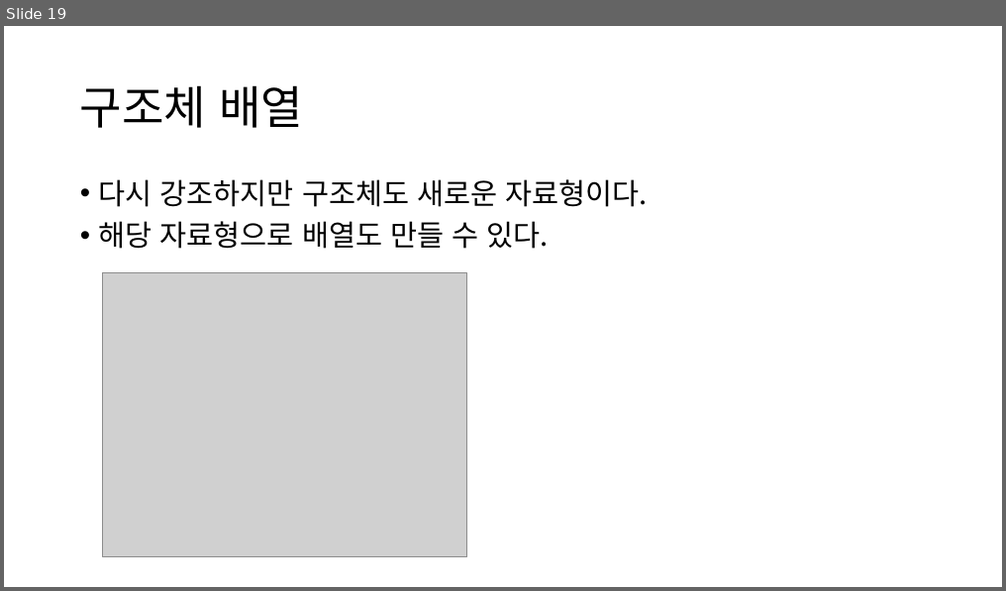
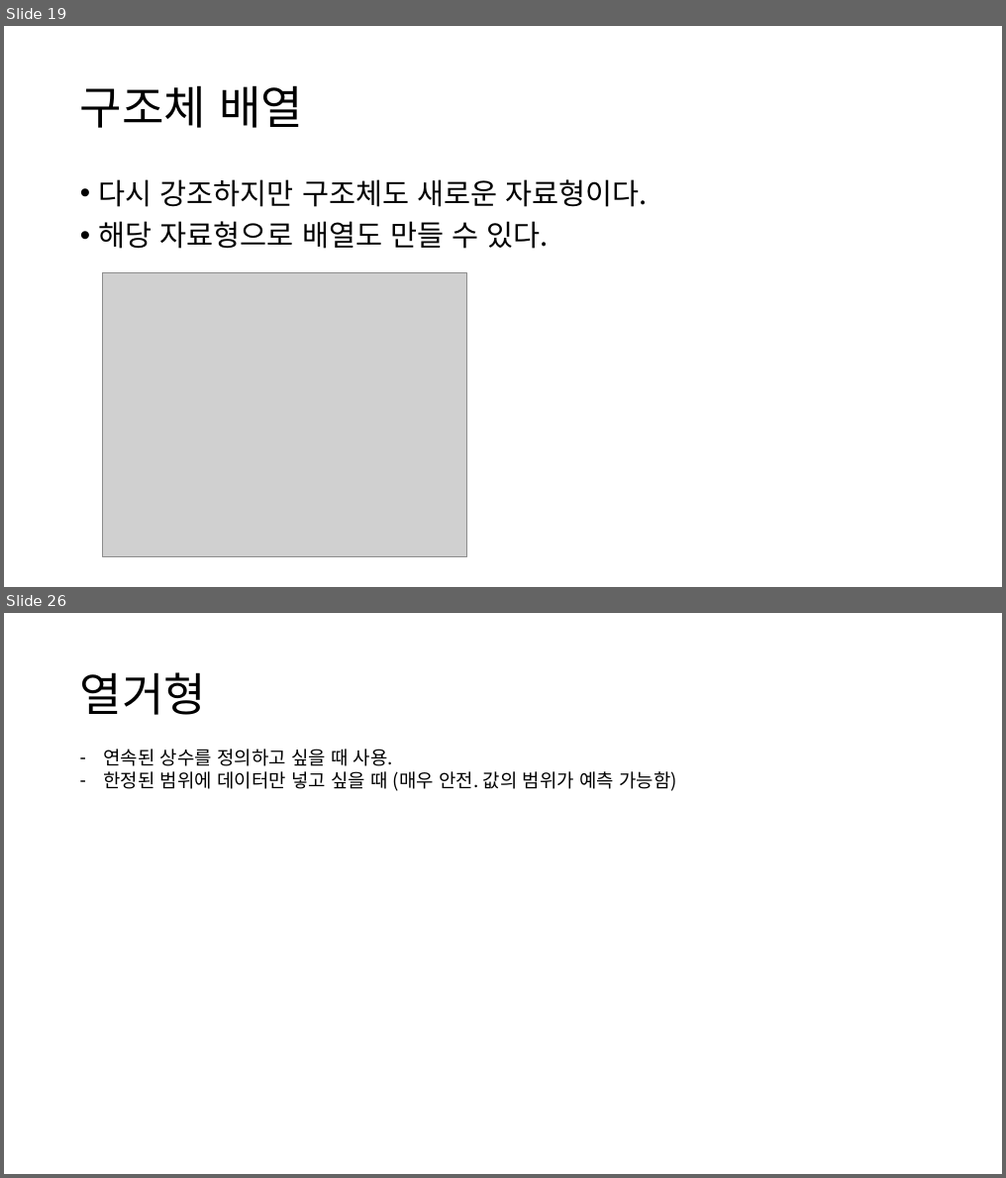
Before and after one commit to JJhuk/2020-SMUtutoring, a slide deck: 튜터링 6주차.pptx. Shown one above the other, each under a label of ours: slide 19 before the commit, slides 19 and 26 after it; the slides between them are not shown. The pictures are 1006x591 and 1006x1178 pixels, drawn with LibreOffice and Linux fonts; fonts in the diff are those of the drawing; grey boxes stand for pictures. Boxes give left, top, right and bottom in pixels: in the first picture for what was removed or moved away, otherwise in the second. Text is boxed around its words. In the diff, an @@ line names an element or a change of style, - is before the commit and + after.

```diff
--- a/튜터링 6주차.pptx
+++ b/튜터링 6주차.pptx
@@ slide 26 added at bbox=[4, 613, 1002, 1174], background #FFFFFF @@
@@ title added at bbox=[80, 672, 206, 715], 44 pt, text #000000 @@
+열거형
@@ text added at bbox=[103, 749, 677, 791], 18 pt, text #000000 @@
+– 연속된 상수를 정의하고 싶을 때 사용.
+– 한정된 범위에 데이터만 넣고 싶을 때 (매우 안전. 값의 범위가 예측 가능함)
```
Also in this commit, not shown: 1 slide changed, 10 other slides added.
